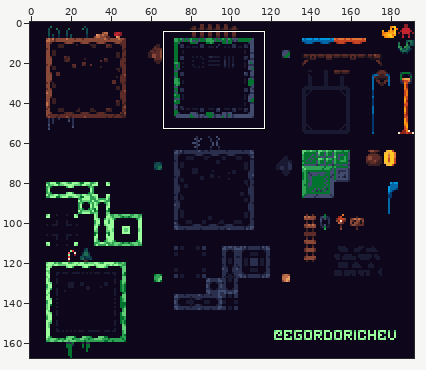
Edited in one commit: sprite sheet (map/adve/adve/tiles.png). Above, an overview of the earlier version with the close-up marked.
Close-up. Earlier state:
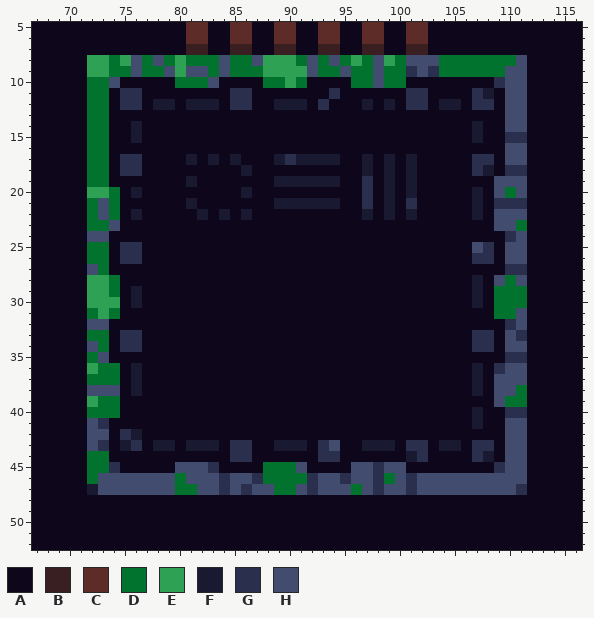
The file is 192x168 pixels. Colours within 5 levels of each other are drawn and written as one. Shown: x 67..116, y 5..52. The commit also changed other parts of the picture, which this record leaves out.
Palette (. is transparent): A #0e071b  B #391f21  C #5d2c28  D #01732e  E #2ea154  F #1a1932  G #2a2f4e  H #424c6e
Pixels before, first column x 67:
 5 AAAAAAAAAAAAAACCAACCAACCAACCAACCAACCAAAAAAAAAAAAAA
 6 AAAAAAAAAAAAAACCAACCAACCAACCAACCAACCAAAAAAAAAAAAAA
 7 AAAAAAAAAAAAAABBAABBAABBAABBAABBAABBAAAAAAAAAAAAAA
 8 AAAAAEEDEHDHDEDDDHDDHEEEDHDHDEDHEDHHHDDDDDDDHAAAAA
 9 AAAAAEEDDHDDHEHHDHDDDEEEEHDDHDDHDDGHGDDDDDDHHAAAAA
10 AAAAADDHAAAAADDDHAAAADDEDAAAADDHDDAAAAAAAAGHHAAAAA
11 AAAAADDAGGAAAAAAAAGGAAAAAAAGAAAAAAGGAAAAGFAHHAAAAA
12 AAAAADDAGGAFFAFFFAGGAAFFFAGAAAFAFAGGAFFAGGAHHAAAAA
13 AAAAADDAAAAAAAAAAAAAAAAAAAAAAAAAAAAAAAAAAAAHHAAAAA
14 AAAAADDAAFAAAAAAAAAAAAAAAAAAAAAAAAAAAAAAFAAHHAAAAA
15 AAAAADDAAFAAAAAAAAAAAAAAAAAAAAAAAAAAAAAAFAAGGAAAAA
16 AAAAADDAAAAAAAAAAAAAAAAAAAAAAAAAAAAAAAAAAAAHHAAAAA
17 AAAAADDAGGAAAAFAFAFAAAFGFFFFAAFAFAFAAAAAGGAHHAAAAA
18 AAAAADDAGGAAAAAAAAAFAAAAAAAAAAFAFAFAAAAAGFAGGAAAAA
19 AAAAADDAAAAAAAFAAAAAAAFFFFFFAAGAFAFAAAAAAAHHHAAAAA
20 AAAAAEEDAFAAAAAAAAAFAAAAAAAAAAGAFAFAAAAAFAHDHAAAAA
21 AAAAADHDAAAAAAFAAAAAAAFFFFFFAAGAFAGAAAAAFAGGGAAAAA
22 AAAAADHDAFAAAAAFAFAFAAAAAAAAAAFAFAFAAAAAFAHHHAAAAA
23 AAAAADDHAAAAAAAAAAAAAAAAAAAAAAAAAAAAAAAAAAHHDAAAAA
24 AAAAAHHAAAAAAAAAAAAAAAAAAAAAAAAAAAAAAAAAAAAGHAAAAA
25 AAAAADDAGGAAAAAAAAAAAAAAAAAAAAAAAAAAAAAAHGAHHAAAAA
26 AAAAADDAGGAAAAAAAAAAAAAAAAAAAAAAAAAAAAAAGGAHHAAAAA
27 AAAAAHDAAAAAAAAAAAAAAAAAAAAAAAAAAAAAAAAAAAAGGAAAAA
28 AAAAAEEDAAAAAAAAAAAAAAAAAAAAAAAAAAAAAAAAFAHDHAAAAA
29 AAAAAEEDAFAAAAAAAAAAAAAAAAAAAAAAAAAAAAAAFADDDAAAAA
30 AAAAAEEEAFAAAAAAAAAAAAAAAAAAAAAAAAAAAAAAFADDDAAAAA
31 AAAAADEDAAAAAAAAAAAAAAAAAAAAAAAAAAAAAAAAAADDHAAAAA
32 AAAAAHHAAAAAAAAAAAAAAAAAAAAAAAAAAAAAAAAAAAAGHAAAAA
33 AAAAADDAGGAAAAAAAAAAAAAAAAAAAAAAAAAAAAAAGGAHGAAAAA
34 AAAAAHDAGGAAAAAAAAAAAAAAAAAAAAAAAAAAAAAAGGAHHAAAAA
35 AAAAADHAAAAAAAAAAAAAAAAAAAAAAAAAAAAAAAAAAAAGGAAAAA
36 AAAAAEDDAFAAAAAAAAAAAAAAAAAAAAAAAAAAAAAAFAGHHAAAAA
37 AAAAADDDAFAAAAAAAAAAAAAAAAAAAAAAAAAAAAAAFAHHHAAAAA
38 AAAAAHHHAFAAAAAAAAAAAAAAAAAAAAAAAAAAAAAAFAHHDAAAAA
39 AAAAAEDDAAAAAAAAAAAAAAAAAAAAAAAAAAAAAAAAAAHDDAAAAA
40 AAAAADDDAAAAAAAAAAAAAAAAAAAAAAAAAAAAAAAAFAAGGAAAAA
41 AAAAAHGAAAAAAAAAAAAAAAAAAAAAAAAAAAAAAAAAFAAHHAAAAA
42 AAAAAHHAGFAAAAAAAAAAAAAAAAAAAAAAAAAAAAAAAAAHHAAAAA
43 AAAAAHGAFGAFFAFFFAGGAAFFFAGHAAFFFAGGAFFAGGAHHAAAAA
44 AAAAADDAAAAAAAAAAAGGAAAAAAGGAAAAAAFGAAAAGFAHHAAAAA
45 AAAAADDGAAAAAHHHGAAAADDDHAAAAHHGHHAAAAAAAAGHHAAAAA
46 AAAAADHHHHHHHDHHHGHHGDDDDGHHGHHGDHGHHHHHHHHHHAAAAA
47 AAAAAFHHHHHHHDDHHGHGHHDDHGHHHDHGHHGHHHHHHHHHGAAAAA
48 AAAAAAAAAAAAAAAAAAAAAAAAAAAAAAAAAAAAAAAAAAAAAAAAAA
49 AAAAAAAAAAAAAAAAAAAAAAAAAAAAAAAAAAAAAAAAAAAAAAAAAA
50 AAAAAAAAAAAAAAAAAAAAAAAAAAAAAAAAAAAAAAAAAAAAAAAAAA
51 AAAAAAAAAAAAAAAAAAAAAAAAAAAAAAAAAAAAAAAAAAAAAAAAAA
52 AAAAAAAAAAAAAAAAAAAAAAAAAAAAAAAAAAAAAAAAAAAAAAAAAA
The result:
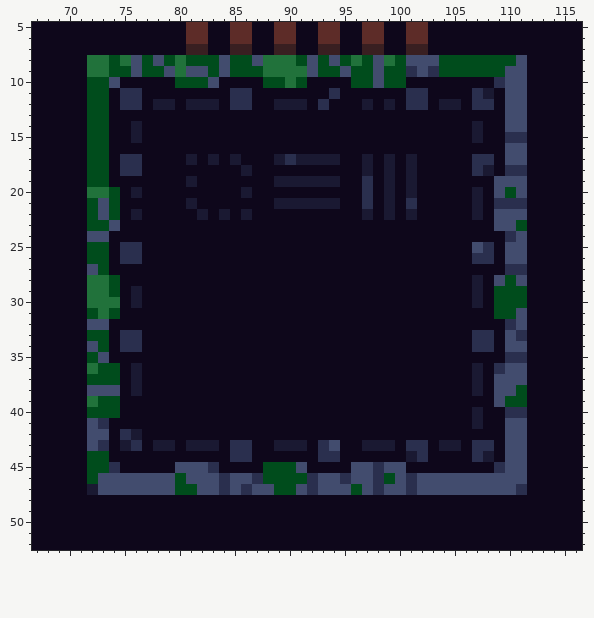
Changes in this commit:
Colour D changes from #01732e to #004c1c.
Colour E changes from #2ea154 to #21723b.
Changed places in both close-ups, as pixel boxes (x1, y1, x2, y2):
changed: (87, 55, 527, 418)
changed: (87, 451, 109, 484)
changed: (263, 462, 395, 495)
changed: (175, 473, 197, 495)
